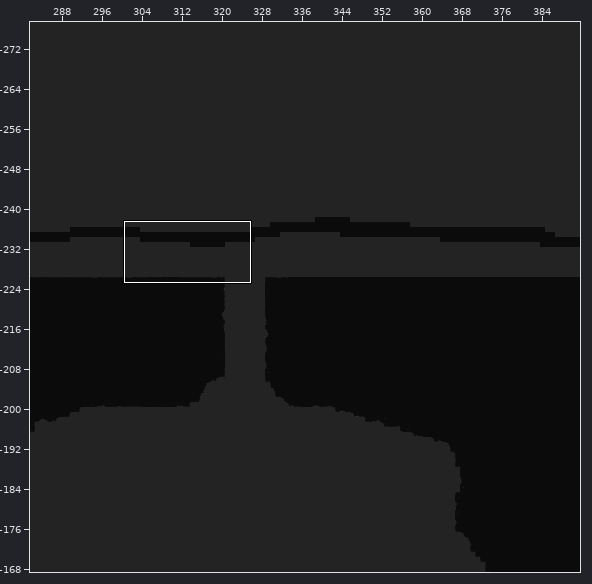
Tiled map, stored at Assets/SuperTiled2Unity/Import/Overworld.tmx. Above: a wide view before the commit, with the close-up outlined.
Close-up. Before the commit:
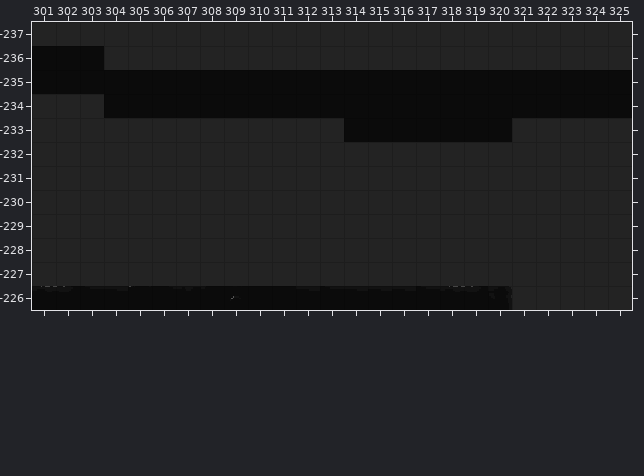
Cells are 16x16 px. Shown: x 301..325, y -237..-226. The commit also changed other parts of the map, which this record leaves out.
After:
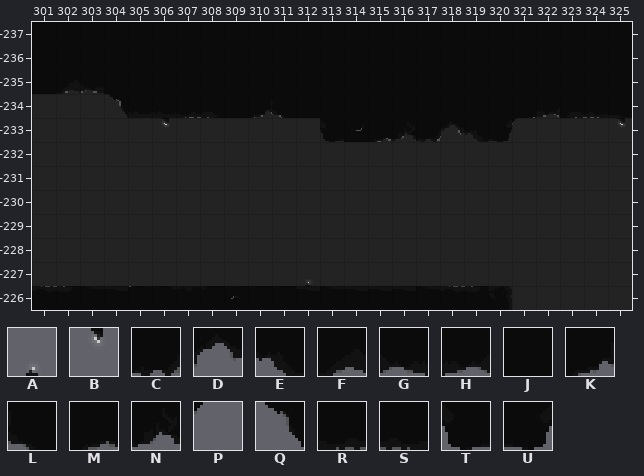
Key: from "Overworld'sTileSet": A 26, B 30; from "Updated Dark Basic Set": C 2, D 3, E 4, F 5, G 6, H 6 flipped left-right, J 12, K 46, L 47, M 49, N 50, P 69, Q 88, R 287 flipped up-down, S 287 turned 180, T 330, U 331.
_ is an empty cell.
Diff:
Layer "BackGround_1":
y -233: x 306 _ -> B; x 325 _ -> B
y -227: x 312 _ -> A
Layer "Ground with Collider_0":
y -237: x 301..325 _________________________ -> JJJJJJJJJJJJJJJJJJJJJJJJJ
y -236: x 304..325 ______________________ -> JJJJJJJJJJJJJJJJJJJJJJ
y -235: x 302..303 JJ -> FG
y -234: x 304 J -> Q; x 307 J -> R; x 310..311 JJ -> KL; x 322 J -> H; x 324 J -> S
y -233: x 313 _ -> T; x 315..321 JJJJJJ_ -> MNCDEUP
Changed places in both close-ups, as pixel boxes (x1, y1, x2, y2):
changed: (32, 22, 632, 142)
added: (305, 280, 311, 286)
